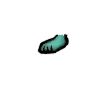
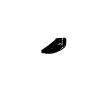
The second w=100, h=100 image is a revision of the first. Changes to its layers:
added layer "Layer" above "foot-0.png" over left=41, top=37, right=67, bottom=54
hid "foot-0.png" over left=37, top=33, right=70, bottom=55
